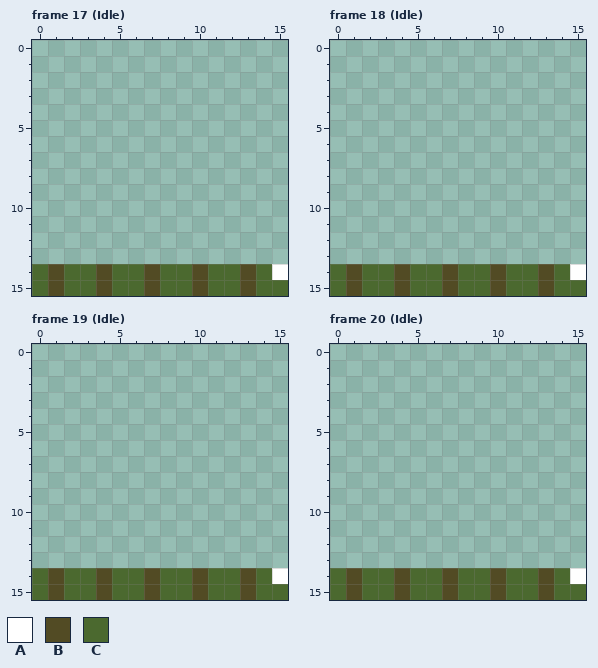
One commit to this pixel-art file: FanaGarden/Assets/Sprites/Worman.aseprite. That is the earlier state.
16x16 pixels, 37 frames. Shown: frame 17 (Idle), frame 18 (Idle), frame 19 (Idle), frame 20 (Idle). The commit also changed other frames, which this record leaves out.
Palette (. is transparent): A #ffffff  B #524b24  C #4b692f
Pixels before, frame 17 (Idle), first column x 0:
14 CBCCBCCBCCBCCBCA
15 CBCCBCCBCCBCCBCC
Pixels before, frame 18 (Idle), first column x 0:
14 CBCCBCCBCCBCCBCA
15 CBCCBCCBCCBCCBCC
Pixels before, frame 19 (Idle), first column x 0:
14 CBCCBCCBCCBCCBCA
15 CBCCBCCBCCBCCBCC
Pixels before, frame 20 (Idle), first column x 0:
14 CBCCBCCBCCBCCBCA
15 CBCCBCCBCCBCCBCC
And afterwards:
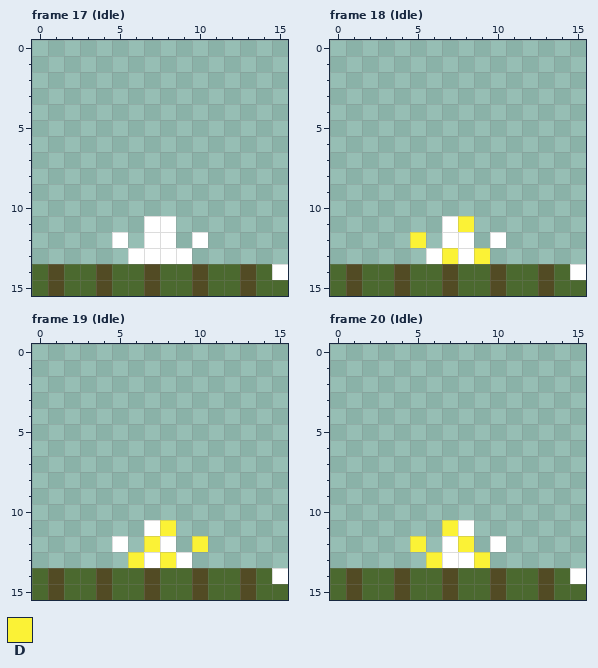
Colours new in this view: D #fbf236
Difference:
Frame 17 (Idle):
y 11: x 7..8 .. -> AA
y 12: x 5 . -> A; x 7..8 .. -> AA; x 10 . -> A
y 13: x 6..9 .... -> AAAA
Frame 18 (Idle):
y 11: x 7..8 .. -> AD
y 12: x 5 . -> D; x 7..8 .. -> AA; x 10 . -> A
y 13: x 6..9 .... -> ADAD
Frame 19 (Idle):
y 11: x 7..8 .. -> AD
y 12: x 5 . -> A; x 7..8 .. -> DA; x 10 . -> D
y 13: x 6..9 .... -> DADA
Frame 20 (Idle):
y 11: x 7..8 .. -> DA
y 12: x 5 . -> D; x 7..8 .. -> AD; x 10 . -> A
y 13: x 6..9 .... -> DAAD
